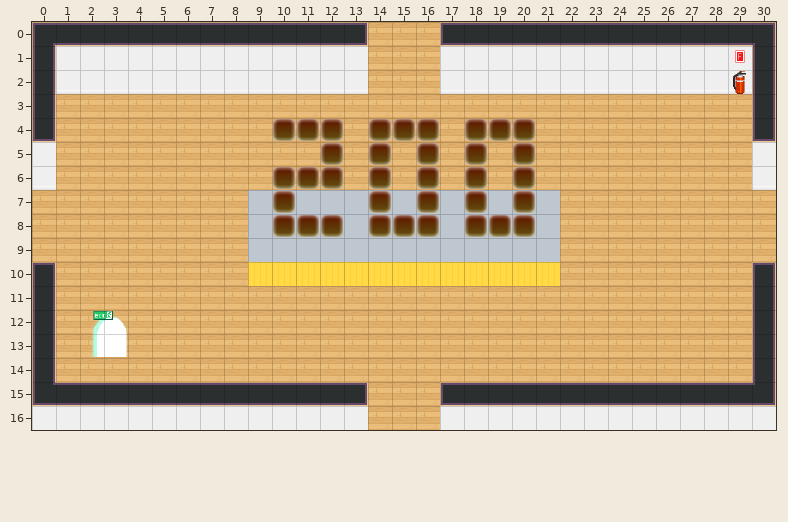
Two versions of a level (Tiled map (JSON), dist/map/200.json). The picture above was drawn from the file before the commit.
Cells are 32x32 px. Shown: x 0..30, y 0..16.
The same view after the edit:
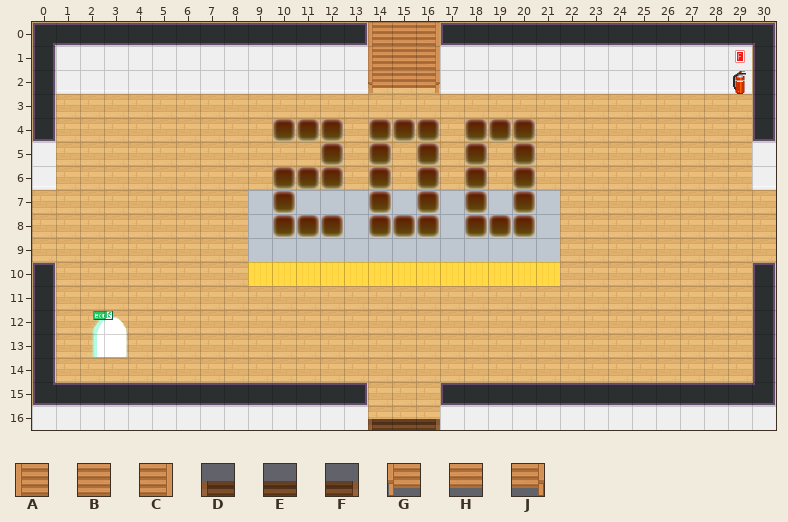
Key: from "tileset5_export": A 35, B 36, C 37, D 84, E 85, F 86, G 97, H 98, J 99.
_ is an empty cell.
Tiles of an added or newly shown layer are drawn over the layers below it.
Change:
Layer "Stairs" (added):
There is now tile A in rows 0 to 1 at x 14.
There is now tile B in rows 0 to 1 at x 15.
There is now tile C in rows 0 to 1 at x 16.
There is now tile D in row 16 at x 14.
There is now tile E in row 16 at x 15.
There is now tile F in row 16 at x 16.
There is now tile G in row 2 at x 14.
There is now tile H in row 2 at x 15.
There is now tile J in row 2 at x 16.
Boxes around the changes in both pictures, in picture pixels (x1, y1, x2, y2):
added: (368, 22, 440, 93)
added: (368, 419, 440, 430)
